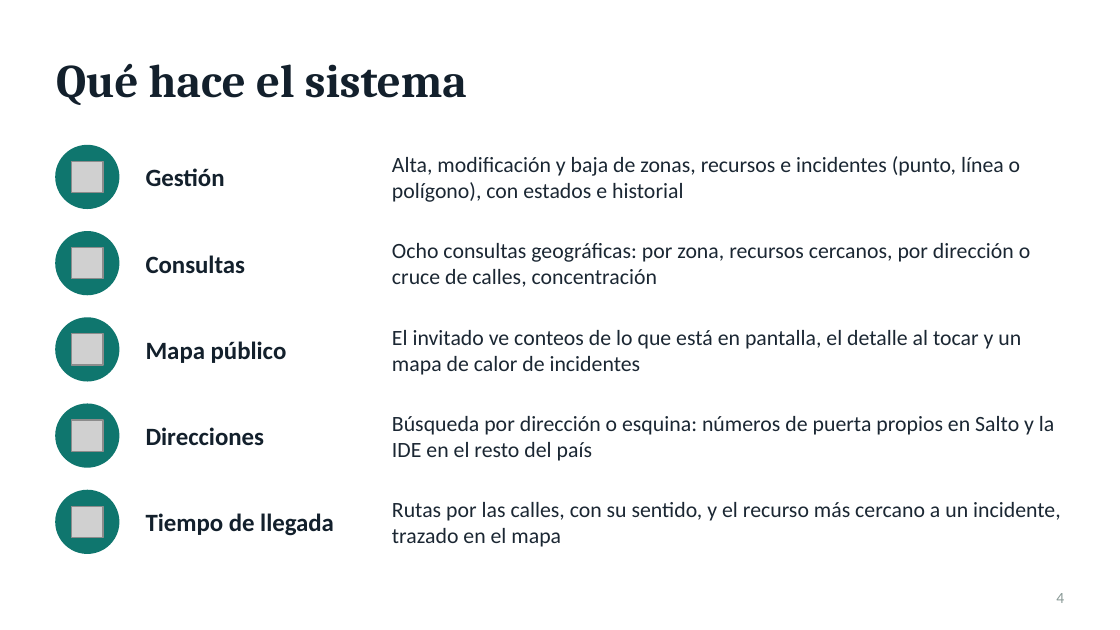
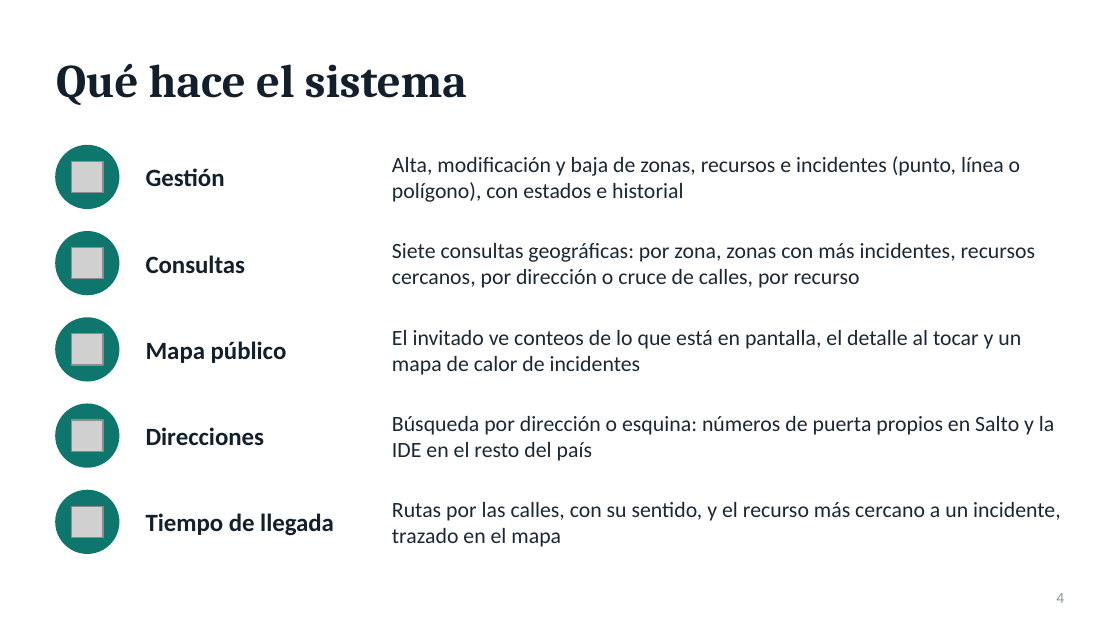
Before and after one commit to Facu185/geotravel, a slide deck: slide 4 of docs/defensa/UrbanSafe_defensa_nueva.pptx. Drawn at 1120x630 pixels with LibreOffice and Linux fonts; fonts in the diff are those of the drawing; grey boxes stand for pictures. Boxes give left, top, right and bottom in pixels: in the first picture for what was removed or moved away, otherwise in the second. Text is boxed around its words. In the diff, an @@ line names an element or a change of style, - is before the commit and + after.

Commit message:
Docs: siete consultas, zonas superponibles y guion de pgRouting
- Corrige "ocho consultas" a siete (la de concentración no existe) en
  borrador.md, el artículo .docx y la presentación .pptx.
- Quita la afirmación de que las zonas no se superponen (README, seed.sql,
  CONTRIBUTING): sí pueden superponerse, decisión del tutor.
- Artículo: zoom de agrupamiento a 13 y arreglo de estilos inválidos en el
  .docx que impedían abrirlo en Word.
- Checklist de requerimientos reescrito con los 44 puntos de la letra.
- Diagramas de arquitectura y MER actualizados (migraciones V1 a V7).
- Nuevo docs/guion_monitoreo.md que explica cómo se construyó el ruteo con
  pgRouting.
- AnalisisVial.java: solo se corrige un comentario.

```diff
--- a/docs/defensa/UrbanSafe_defensa_nueva.pptx
+++ b/docs/defensa/UrbanSafe_defensa_nueva.pptx
@@ text at [392, 243, 1036, 288]: text changed @@
-Ocho consultas geográficas: por zona, recursos cercanos, por dirección o cruce de calles, concentración
+Siete consultas geográficas: por zona, zonas con más incidentes, recursos cercanos, por dirección o cruce de calles, por recurso
```
Also in this commit, not shown: 1 other slide changed, 10 other files.
